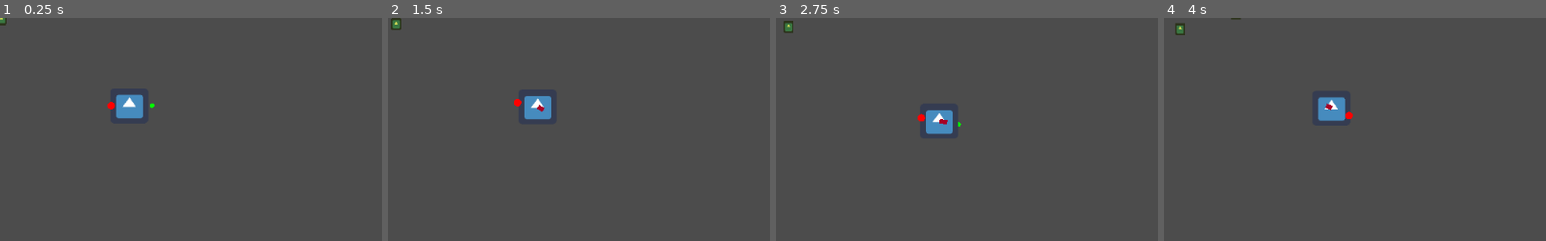
Above: before the commit, frames 1-4 (left to right).
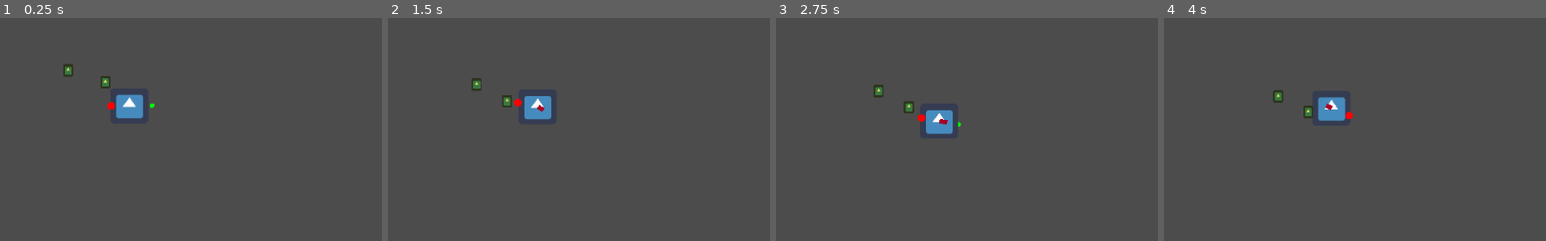
Above: after the commit, the same moments.

Repository: Cartogy/GWJ24
Game: Godot game, scene res://Scenes/test.tscn
Two runs of this game, one before a commit and one after it. Both use one fixed random seed, a clock stepped at 60 frames per second and the inputs below. The project has no main scene, so this scene is started directly. The engine's default icon, where the game draws it, is replaced by a stand-in: a white triangle on a blue panel in a dark square.
Inputs:
- Up to frame 1 (0.25 s): no input
- Up to frame 2 (1.5 s): hold Right (ui_right) 0.53-1.28 s; hold M (follow_cmd) 0.53-1.28 s; hold Down (ui_down) from 1.28 s (still down); tap H (stay_cmd) at 1.35 s
- Up to frame 3 (2.75 s): release Down (ui_down) at 2.03 s; hold Right (ui_right) from 2.03 s (still down); hold M (follow_cmd) from 2.03 s (still down)
- Up to frame 4 (4 s): release Right (ui_right) at 2.78 s; release M (follow_cmd) at 2.78 s; hold Up (ui_up) 2.78-3.53 s; tap H (stay_cmd) at 2.85 s; hold Left (ui_left) from 3.53 s (still down); hold M (follow_cmd) from 3.53 s (still down)
The pictures show only the part of the screen within x 0-50%, y 0-50%; the shares and areas given below are measured in that part.

The runs differ from the first frame. In frame 1, 0.4% of the frame differs, in the area x 0-30%, y 0-42%; in frame 2, 0.4%; in frame 3, 0.4%; in frame 4, 0.5%, in the area x 3-50%, y 0-45%.

Commit message:
Improved chicks following

Diff:
--- /dev/null
+++ b/Autoload/Follow.gd
@@ -0,0 +1,24 @@
+extends Node
+
+func target_point(
+	global_target_position: Vector2,
+	direction: Vector2,
+	offset: int
+) -> Vector2:
+	var target = global_target_position - direction.normalized() * offset
+	return target
+
+func follow(
+	global_target_position: Vector2,
+	global_position: Vector2,
+	speed: float,
+	offset: int
+) -> Vector2:
+	var target = target_point(
+					global_target_position,
+					global_position,
+					offset
+				)
+	var velocity = target - global_position
+	var direction = velocity.normalized() * speed
+	return direction
--- a/Scenes/Chick/chick.gd
+++ b/Scenes/Chick/chick.gd
@@ -1,8 +1,9 @@
 extends KinematicBody2D
 
-export (int) var gap
+
 export (NodePath) var duck_path
 var lead	# the entity that it will follow
+var gap
 
 var circle_point = Vector2()
 
@@ -31,6 +32,8 @@
 func set_gap(val):
 	gap = val
 
+func set_speed(val):
+	speed = val
 
 func set_circle_center(point):
 	circle_point = point
--- a/Scenes/Chick/follow.gd
+++ b/Scenes/Chick/follow.gd
@@ -5,7 +5,7 @@
 var max_distance_away = 2
 
 var goal = Vector2()
-var speed = 10
+var speed = 30
 var direction = Vector2()
 
 func enter():
@@ -13,12 +13,18 @@
 
 func update(delta):
 	var direction = direction_to_follow()
-	chick.direction = direction
-	chick.move_and_slide(chick.direction * chick.speed, Vector2(0,0))
+
+
+	direction = chick.move_and_slide(direction * chick.speed, Vector2(0,0))
+
+	# change direction of chick if moving.
+	if direction != Vector2.ZERO:
+		chick.direction = direction
 
 
 ## Main function to follow lead ##
 func direction_to_follow():
+
 	var goal_pos = calculate_destination(chick.get_lead(), chick.get_lead().get_gap())
 	draw_destination(goal_pos)
 	var distance = calculate_distance(goal_pos, chick.position)
@@ -33,7 +39,7 @@
 
 
 func calculate_destination(leader, gap):
-	var position =  leader.position - leader.get_direction().normalized() * leader.get_gap()	# Position behind lead
+	var position =  leader.get_global_position() - leader.get_direction().normalized() * leader.get_gap()	# Position behind lead
 
 	return position
 
--- a/Scenes/FlockManager/flock_manager.gd
+++ b/Scenes/FlockManager/flock_manager.gd
@@ -1,5 +1,7 @@
 extends Node
 
+export (int) var gap_per_chick
+export (float) var speed_chick
 export (NodePath) var main_duck_path
 var main_duck
 
@@ -12,6 +14,8 @@
 	main_duck = get_node(main_duck_path)
 	for chick in get_children():
 		chick.set_lead(main_duck)
+		chick.set_gap(gap_per_chick)
+		chick.set_speed(speed_chick)
 		chicks.append(chick)
 
 # Responsible for commands
--- a/Scenes/test.tscn
+++ b/Scenes/test.tscn
@@ -12,13 +12,14 @@
 radius = 25
 
 [node name="FlockManager" parent="." instance=ExtResource( 3 )]
+gap_per_chick = 18
+speed_chick = 30.0
 main_duck_path = NodePath("../Duck")
 
 [node name="Chick" parent="FlockManager" instance=ExtResource( 1 )]
-gap = 4
+position = Vector2( 85.5264, 65.9266 )
 duck_path = NodePath("../Duck")
 
 [node name="Chick2" parent="FlockManager" instance=ExtResource( 1 )]
-position = Vector2( 82.4264, -27.6979 )
-gap = 10
+position = Vector2( 139.444, 79.2101 )
 duck_path = NodePath("../Duck")
--- a/project.godot
+++ b/project.godot
@@ -18,6 +18,10 @@
 config/name="Gwj 24"
 config/icon="res://icon.png"
 
+[autoload]
+
+Follow="*res://Autoload/Follow.gd"
+
 [input]
 
 stay_cmd={
